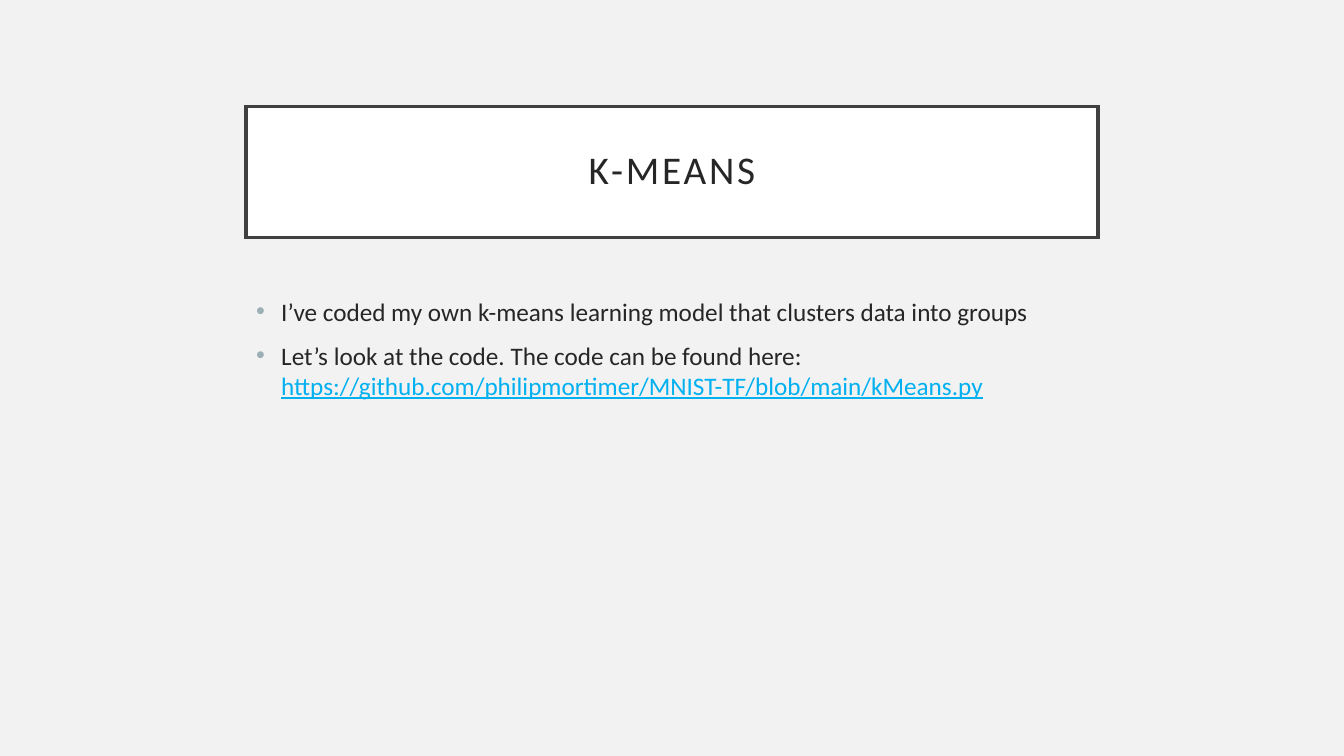
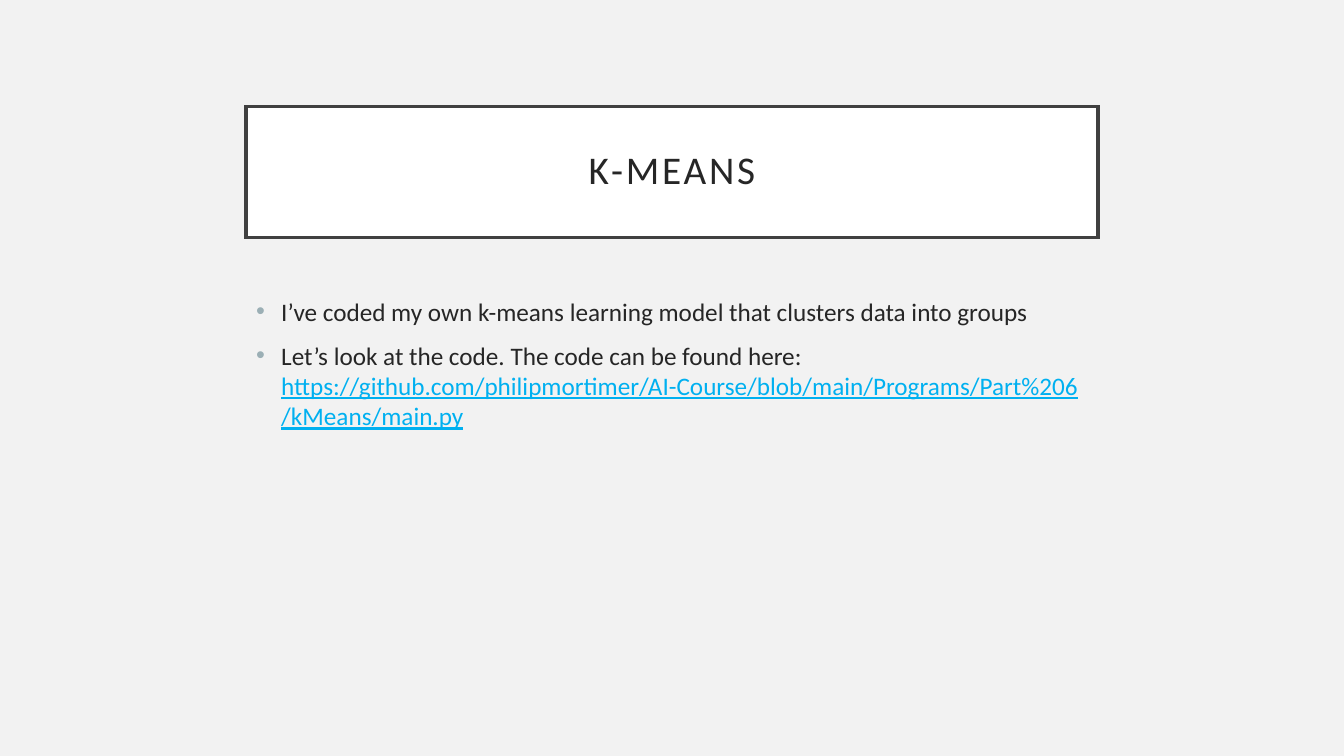
Before and after one commit to philipmortimer/AI-Course, a slide deck: slide 21 of Slides/AI Part 6.pptx. Drawn at 1344x756 pixels with LibreOffice and Linux fonts; fonts in the diff are those of the drawing. Boxes give left, top, right and bottom in pixels: in the first picture for what was removed or moved away, otherwise in the second. Text is boxed around its words. In the diff, an @@ line names an element or a change of style, - is before the commit and + after.

```diff
--- a/Slides/AI Part 6.pptx
+++ b/Slides/AI Part 6.pptx
@@ text at <box>281,347,1077,430</box>: text changed @@
-• Let’s look at the code. The code can be found here: https://github.com/philipmortimer/MNIST-TF/blob/main/kMeans.py
+• Let’s look at the code. The code can be found here: https://github.com/philipmortimer/AI-Course/blob/main/Programs/Part%206/kMeans/main.py
```
Also in this commit, not shown: 2 other slides changed, 5 other files.
